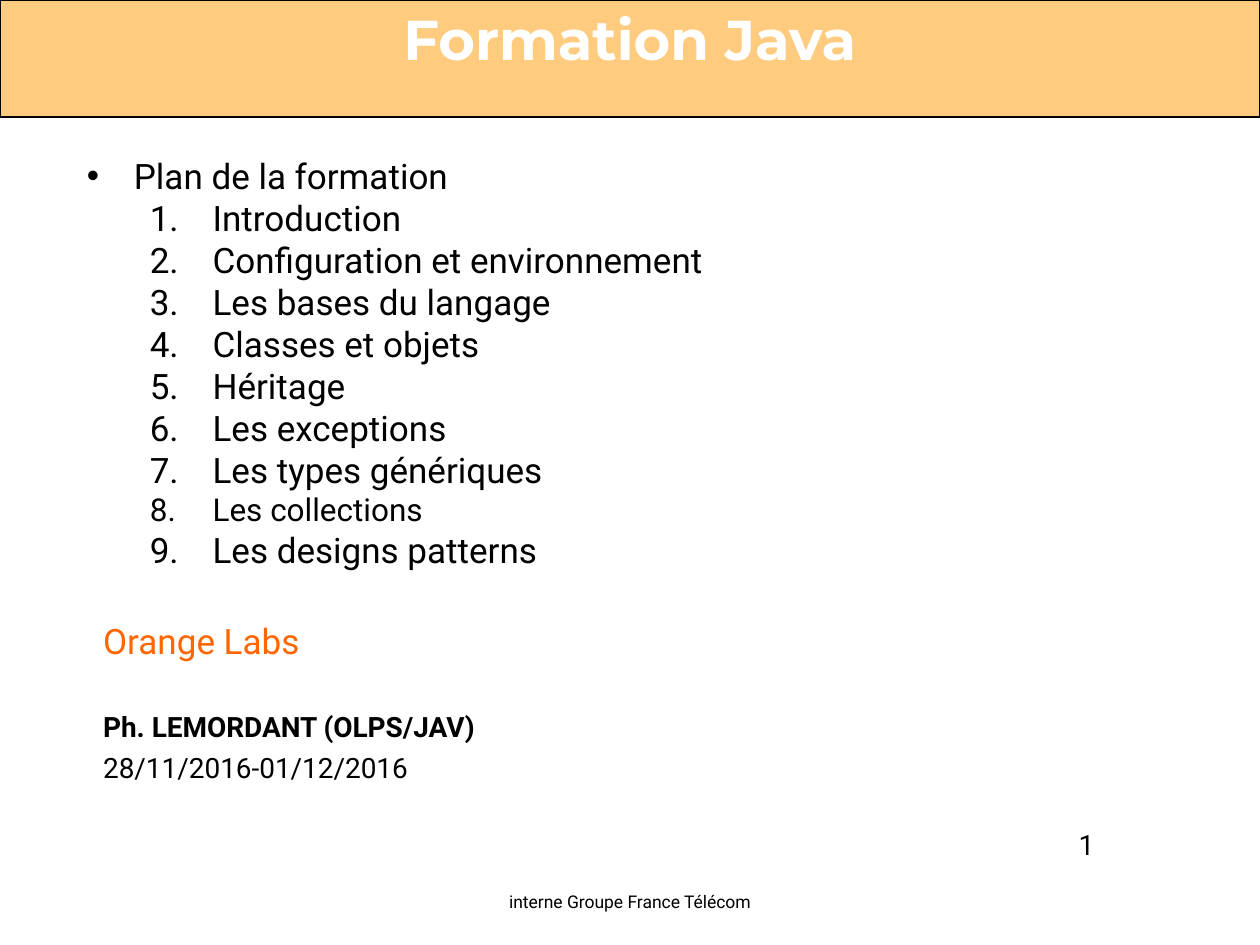
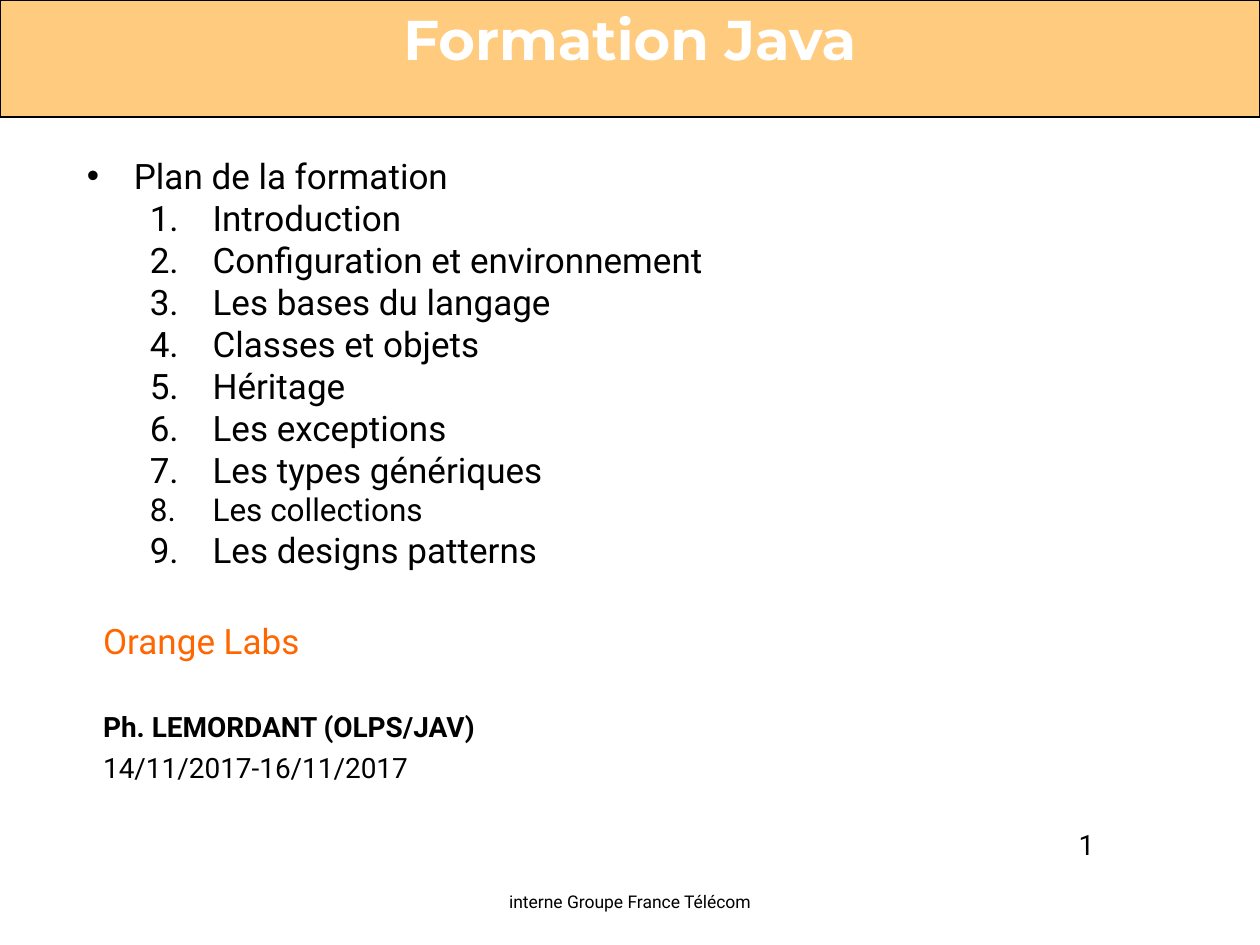
Before and after one commit to yplo6403/formationjava, a slide deck: slide 1 of doc/Java-OL1.pptx. Drawn at 1260x945 pixels with LibreOffice and Linux fonts; fonts in the diff are those of the drawing; background and template pictures are left out. Boxes give left, top, right and bottom in pixels: in the first picture for what was removed or moved away, otherwise in the second. Text is boxed around its words. In the diff, an @@ line names an element or a change of style, - is before the commit and + after.

```diff
--- a/doc/Java-OL1.pptx
+++ b/doc/Java-OL1.pptx
@@ text at <box>103,758,408,780</box>: text changed @@
-28/11/2016-01/12/2016
+14/11/2017-16/11/2017
```
Also in this commit, not shown: 2 other slides changed.
